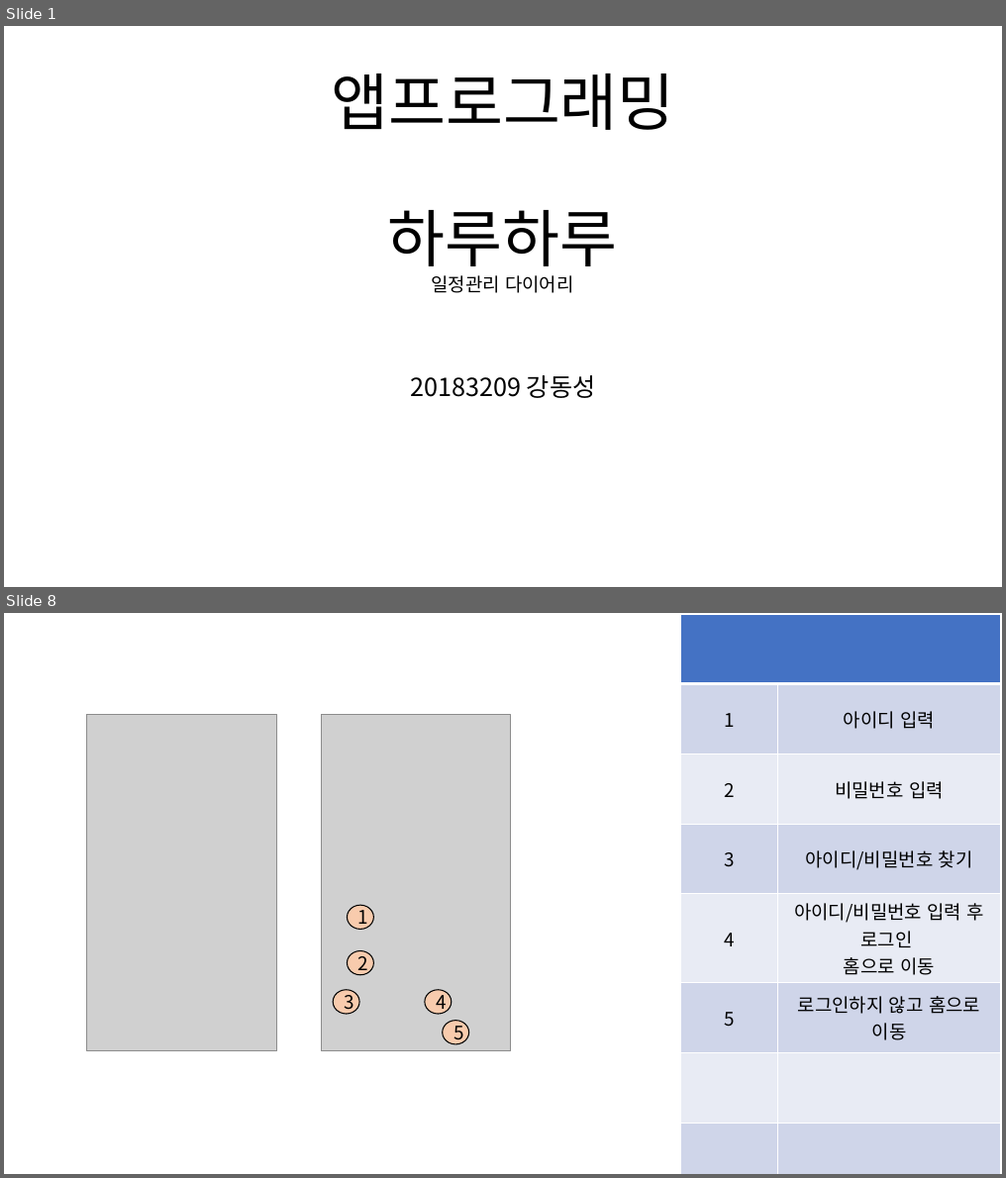
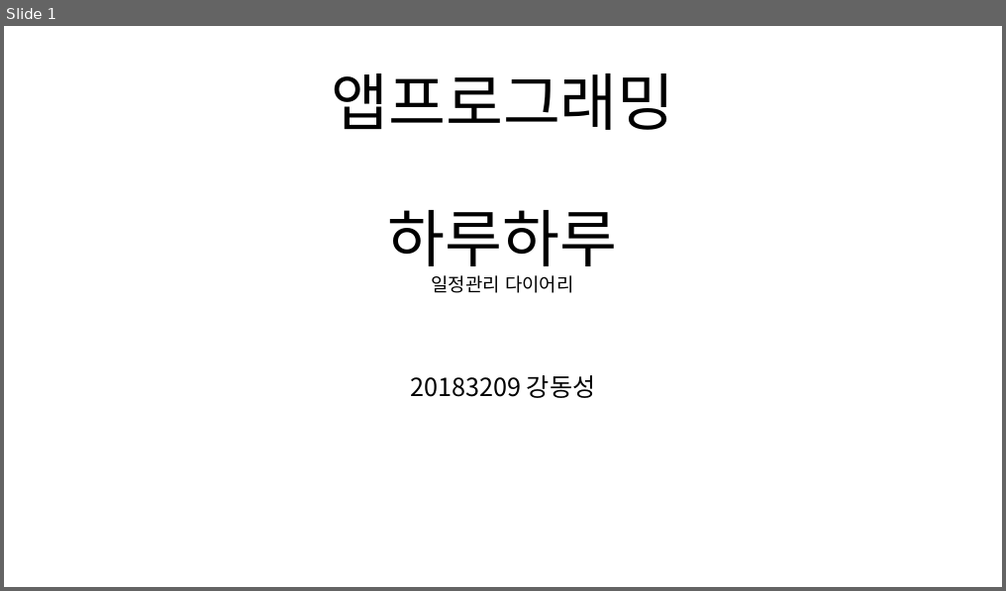
Before and after one commit to chamsaegugu9/hello_flutter, a slide deck: 앱기획.pptx. Shown one above the other, each under a label of ours: slides 1 and 8 before the commit, slide 1 after it; the slides between them are not shown. The pictures are 1006x1178 and 1006x591 pixels, drawn with LibreOffice and Linux fonts; fonts in the diff are those of the drawing; grey boxes stand for pictures. Boxes give left, top, right and bottom in pixels: in the first picture for what was removed or moved away, otherwise in the second. Text is boxed around its words. In the diff, an @@ line names an element or a change of style, - is before the commit and + after.

```diff
--- a/앱기획.pptx
+++ b/앱기획.pptx
@@ slide 8 removed at box(4, 613, 1002, 1174), background #FFFFFF @@
@@ table removed at box(681, 615, 1000, 1174), 8 rows, 2 columns @@
- | 
-1 | 아이디 입력
-2 | 비밀번호 입력
-3 | 아이디/비밀번호 찾기
-4 | 아이디/비밀번호 입력 후 로그인 / 홈으로 이동
-5 | 로그인하지 않고 홈으로 이동
- | 
- | 
@@ picture removed at box(87, 715, 276, 1052) @@
@@ picture removed at box(322, 715, 511, 1052) @@
@@ ellipse removed at box(347, 905, 374, 929) @@
-1
@@ ellipse removed at box(347, 952, 374, 975) @@
-2
@@ ellipse removed at box(333, 990, 359, 1014) @@
-3
@@ ellipse removed at box(425, 990, 451, 1014) @@
-4
@@ ellipse removed at box(443, 1021, 469, 1045) @@
-5
```
Also in this commit, not shown: 1 slide changed, 4 slides added, 20 other slides removed, 8 other files.
